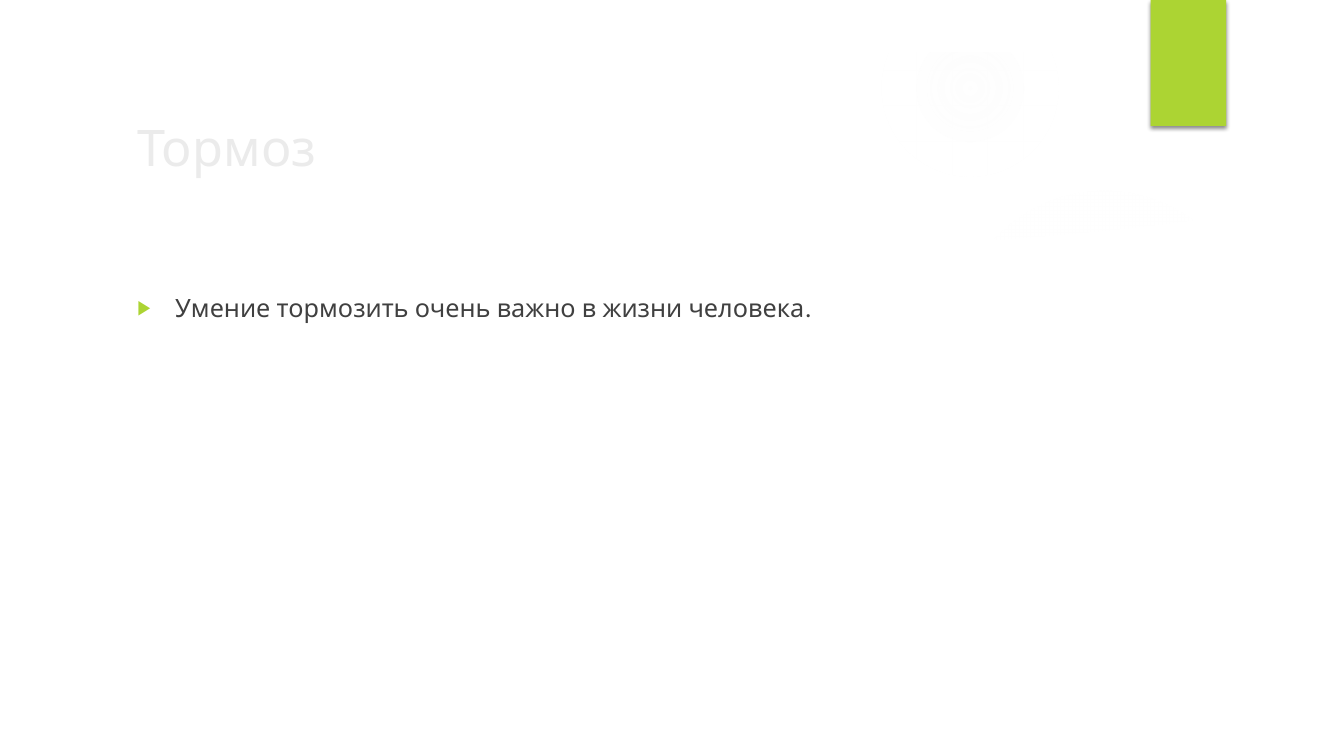
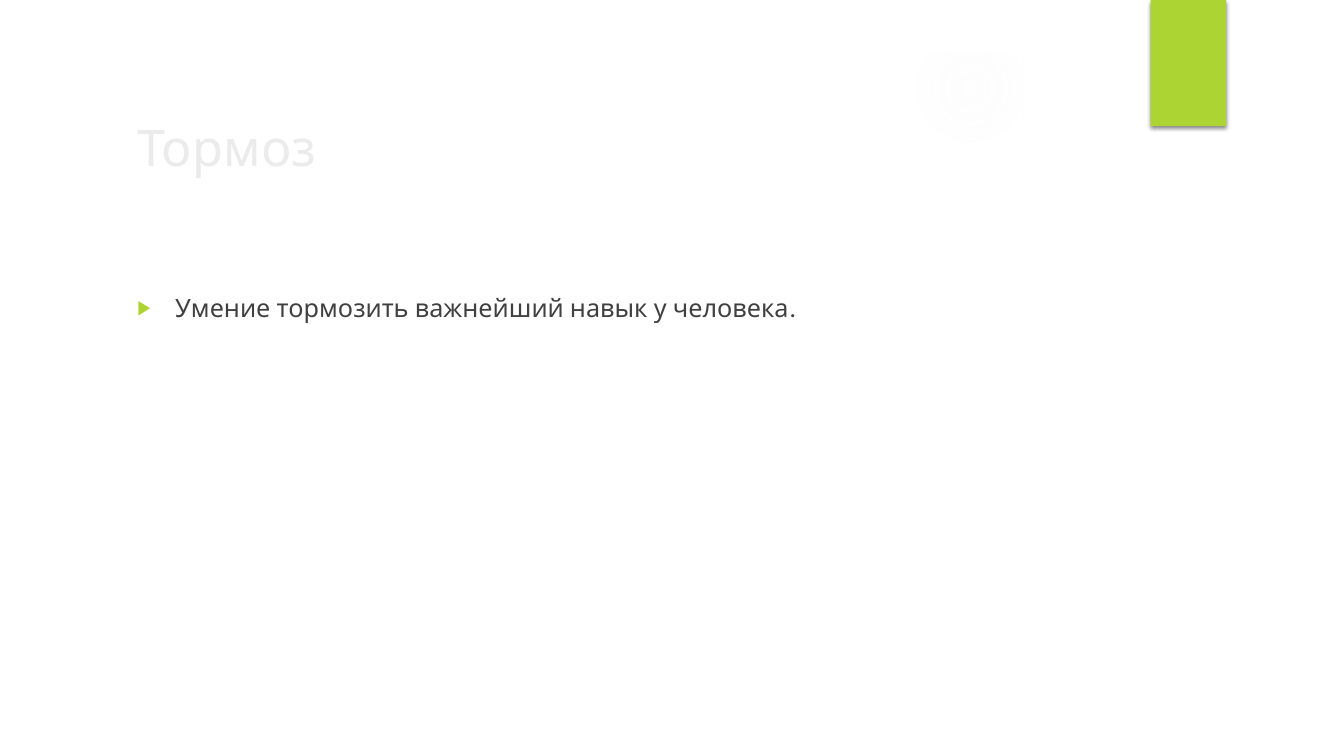
Before and after one commit to VladimirMakarevich/presentations, a slide deck: slide 10 of softskills/willpower/willpower.pptx (slide 11 before the commit). Drawn at 1344x756 pixels with LibreOffice and Linux fonts; fonts in the diff are those of the drawing; background and template pictures are left out. Boxes give left, top, right and bottom in pixels: in the first picture for what was removed or moved away, otherwise in the second. Text is boxed around its words. In the diff, an @@ line names an element or a change of style, - is before the commit and + after.

```diff
--- a/softskills/willpower/willpower.pptx
+++ b/softskills/willpower/willpower.pptx
@@ text at (175,298,789,323): text changed @@
-▶ Умение тормозить очень важно в жизни человека.
+▶ Умение тормозить важнейший навык у человека.
```
Also in this commit, not shown: 4 other slides changed, 9 slides added, 1 slide removed.
